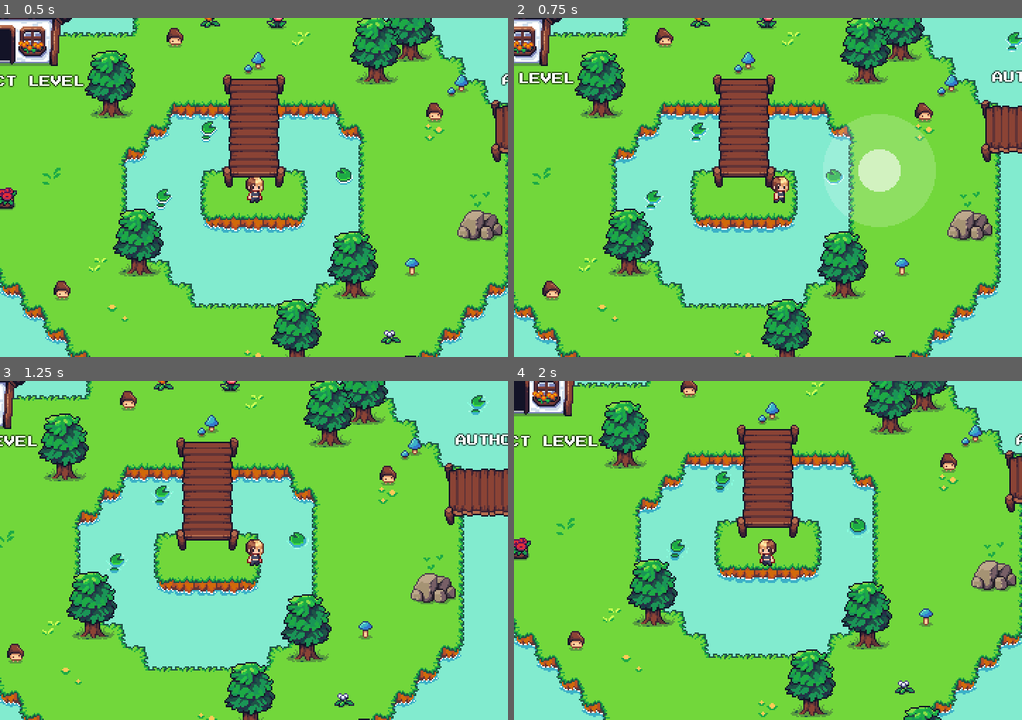
Above: before the commit, frames 1-4 (two rows, left to right).
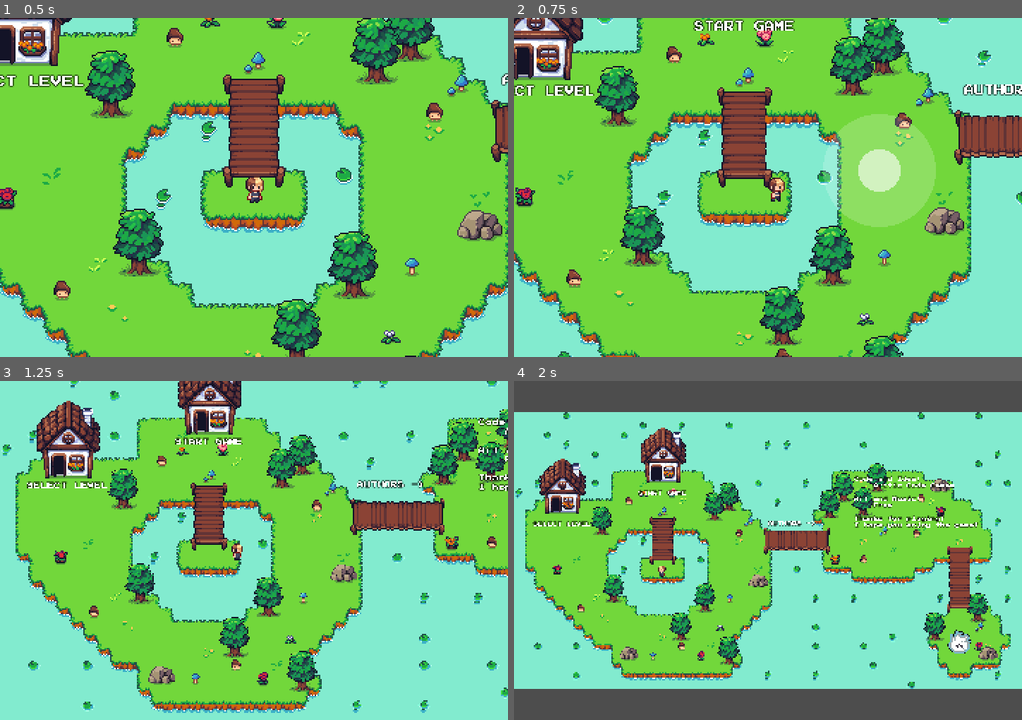
Above: after the commit, the same moments.

Repository: dmitrii-eremin/watch-your-step
Game: Godot game, scene res://scenes/levels/menu_level.tscn
Two runs of this game, one before a commit and one after it. Both use one fixed random seed, a clock stepped at 60 frames per second and the inputs below.
Inputs (mouse positions are in pixels of both pictures, inside the frame that each line leads up to):
- Up to frame 1 (0.5 s): no input
- Up to frame 2 (0.75 s): tap Enter (ui_accept) at 0.5 s; move the mouse to (879, 170) at 0.52 s; hold Right (go_right) from 0.53 s (still down); hold F7 (look_at_whole_world, bound only after the commit) from 0.53 s (still down); click (879, 170) at 0.67 s
- Up to frame 3 (1.25 s): keep holding Right (go_right); keep holding F7 (look_at_whole_world, bound only after the commit); tap Enter (ui_accept) at 0.77 s
- Up to frame 4 (2 s): release Right (go_right) at 1.25 s; release F7 (look_at_whole_world, bound only after the commit) at 1.25 s; drag from (666, 567) to (529, 652) at 1.27 s

Frame 1 is identical in both runs. In frame 2, 37% of the frame differs, in the area x 0-100%, y 0-100%; in frame 3, 75%; in frame 4, 77%.

Commit message:
added F7 to zoom out

Diff:
--- a/project.godot
+++ b/project.godot
@@ -59,7 +59,8 @@
 }
 look_at_whole_world={
 "deadzone": 0.2,
-"events": []
+"events": [Object(InputEventKey,"resource_local_to_scene":false,"resource_name":"","device":-1,"window_id":0,"alt_pressed":false,"shift_pressed":false,"ctrl_pressed":false,"meta_pressed":false,"pressed":false,"keycode":0,"physical_keycode":4194338,"key_label":0,"unicode":0,"location":0,"echo":false,"script":null)
+]
 }
 
 [input_devices]
